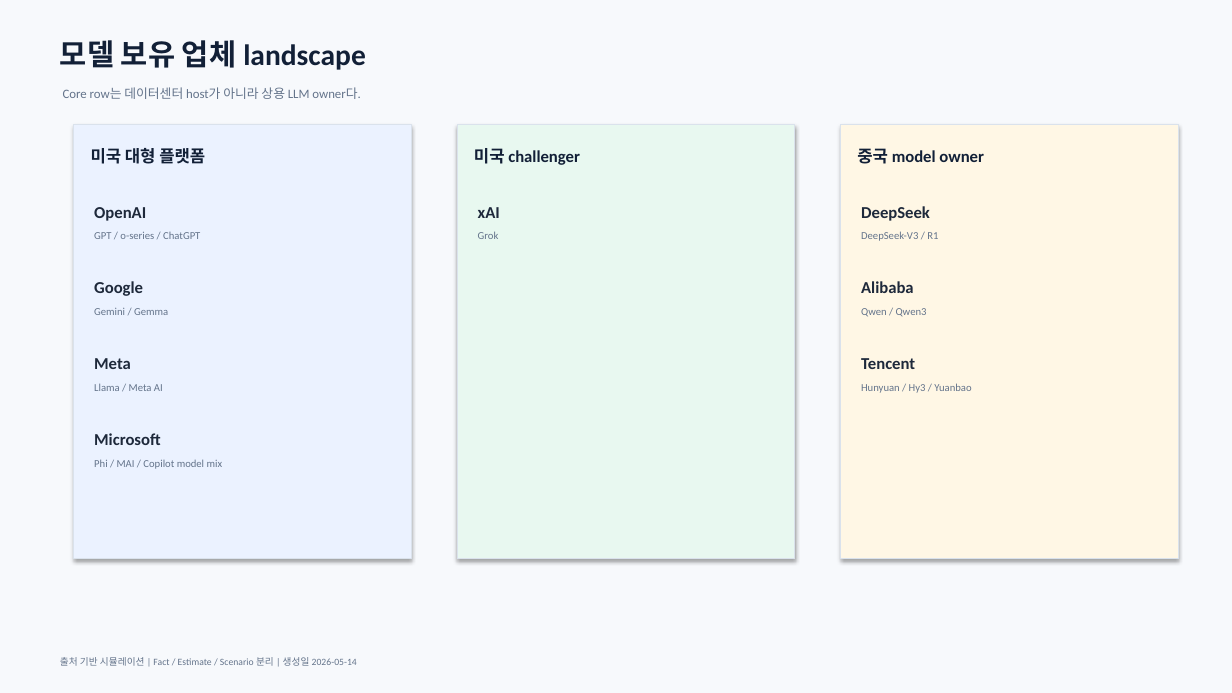
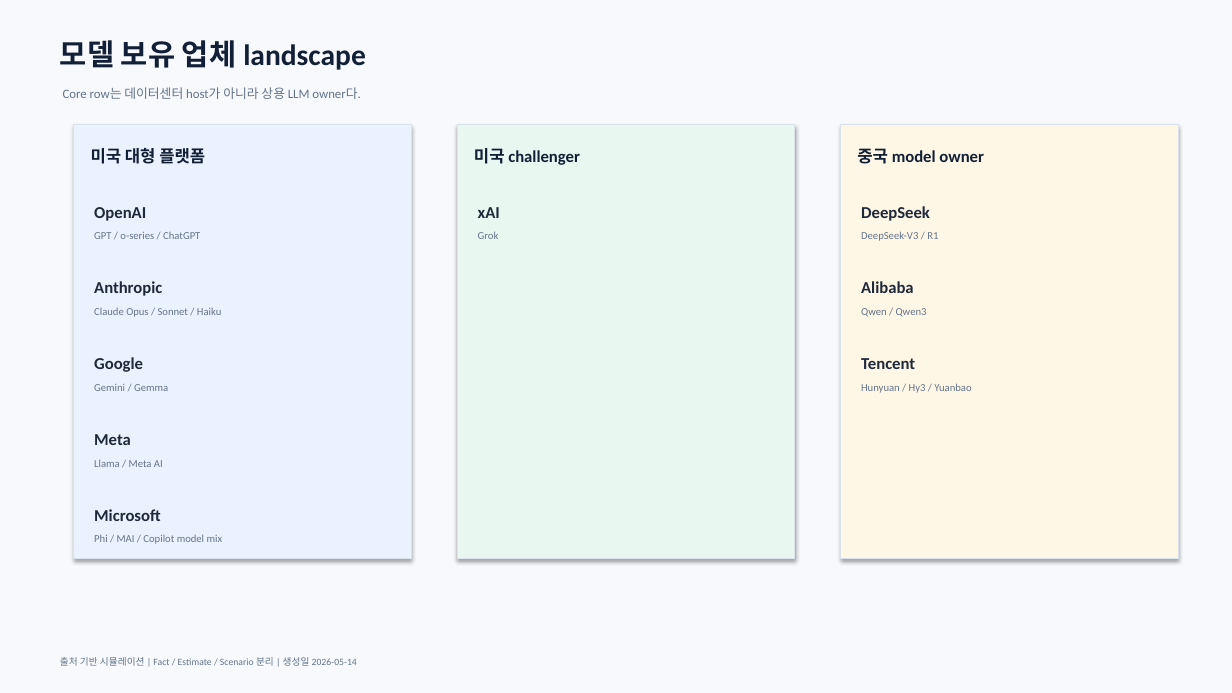
Before and after one commit to abcd00ou/Codex, a slide deck: slide 10 of ai_scm_project/outputs/reports/llm_token_capacity_2026_2030.pptx (slide 9 before the commit). Drawn at 1232x693 pixels with LibreOffice and Linux fonts; fonts in the diff are those of the drawing. Boxes give left, top, right and bottom in pixels: in the first picture for what was removed or moved away, otherwise in the second. Text is boxed around its words. In the diff, an @@ line names an element or a change of style, - is before the commit and + after.

Commit message:
Add Anthropic benchmark and hallucination audit

```diff
--- a/ai_scm_project/outputs/reports/llm_token_capacity_2026_2030.pptx
+++ b/ai_scm_project/outputs/reports/llm_token_capacity_2026_2030.pptx
@@ text added at box(94, 281, 162, 296), 13 pt, text #1E293B, bold @@
+Anthropic
@@ text added at box(94, 308, 221, 317), 8.3 pt, text #64748B @@
+Claude Opus / Sonnet / Haiku
@@ 6 texts: place and size @@
-6 texts at box(94, 281, 223, 469)
+6 texts at box(94, 357, 223, 544)
```
Also in this commit, not shown: 6 other slides changed, 2 slides added, 5 other files.
